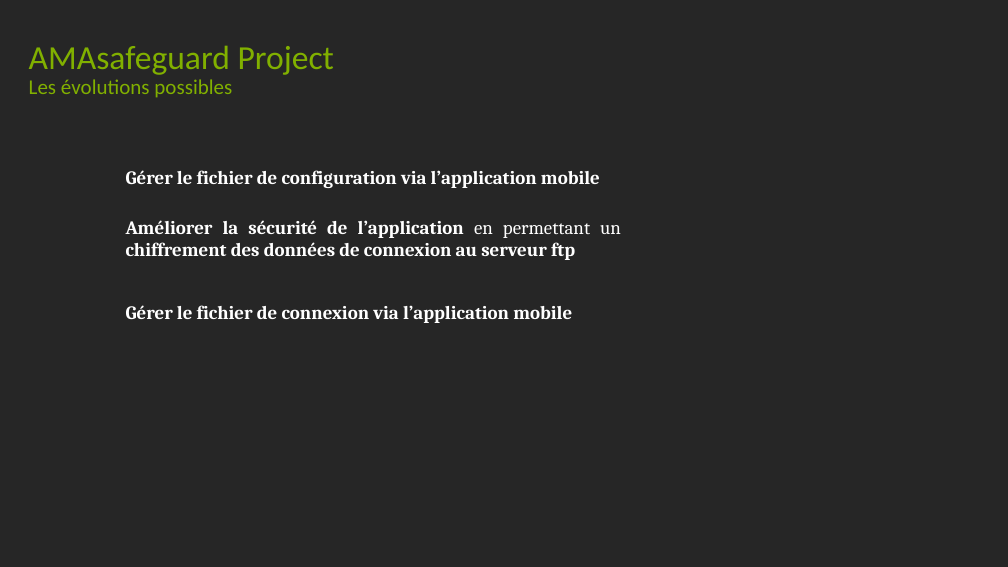
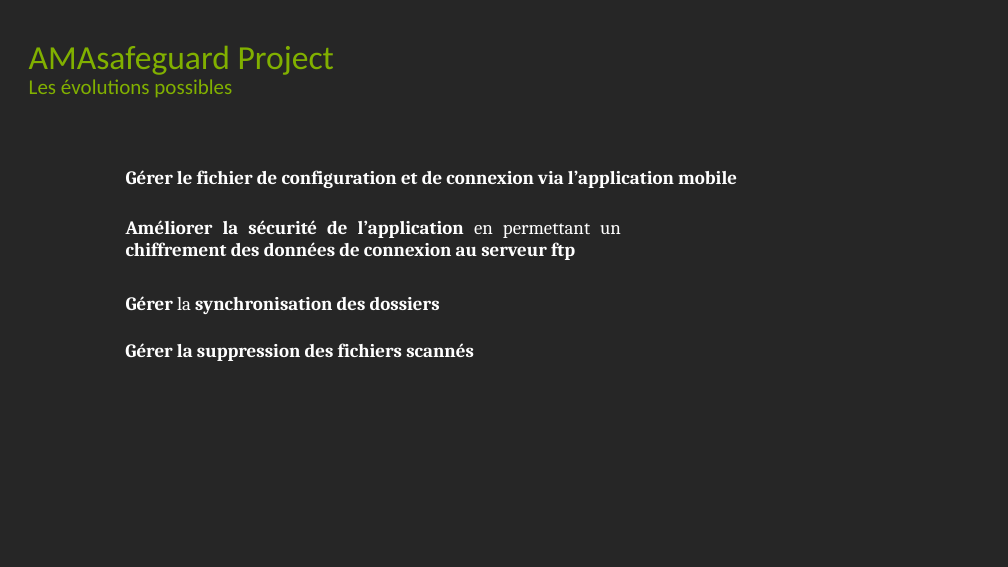
Before and after one commit to antoinetrouve/AMASafeguard, a slide deck: slide 10 of Documentation/Cahier technique/AMAsafeguard.pptx. Drawn at 1008x567 pixels with LibreOffice and Linux fonts; fonts in the diff are those of the drawing. Boxes give left, top, right and bottom in pixels: in the first picture for what was removed or moved away, otherwise in the second. Text is boxed around its words. In the diff, an @@ line names an element or a change of style, - is before the commit and + after.

```diff
--- a/Documentation/Cahier technique/AMAsafeguard.pptx
+++ b/Documentation/Cahier technique/AMAsafeguard.pptx
@@ text at [126,170,737,188]: text changed @@
-Gérer le fichier de configuration via l’application mobile
+Gérer le fichier de configuration et de connexion via l’application mobile
@@ text added at [126,296,440,314], 18 pt, text #FFFFFF, bold @@
+Gérer la synchronisation des dossiers
@@ text removed at [126,305,572,323] @@
-Gérer le fichier de connexion via l’application mobile
@@ text added at [125,343,474,361], 18 pt, text #FFFFFF, bold @@
+Gérer la suppression des fichiers scannés
```
Also in this commit, not shown: 1 other slide changed, 9 other files.
